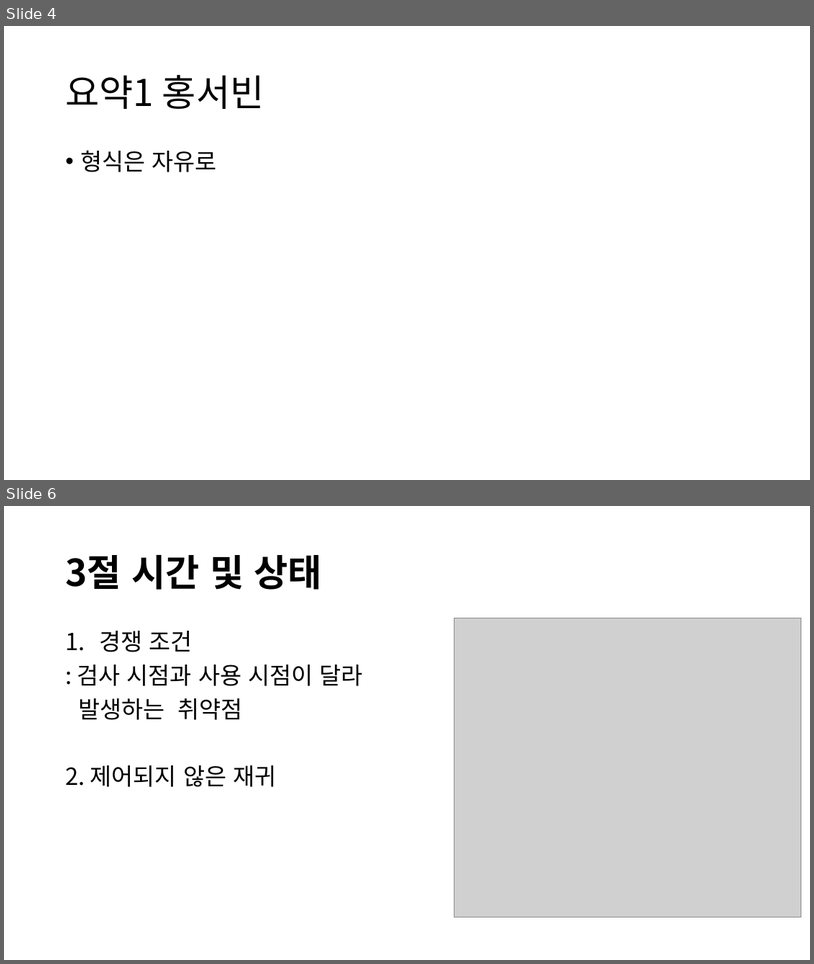
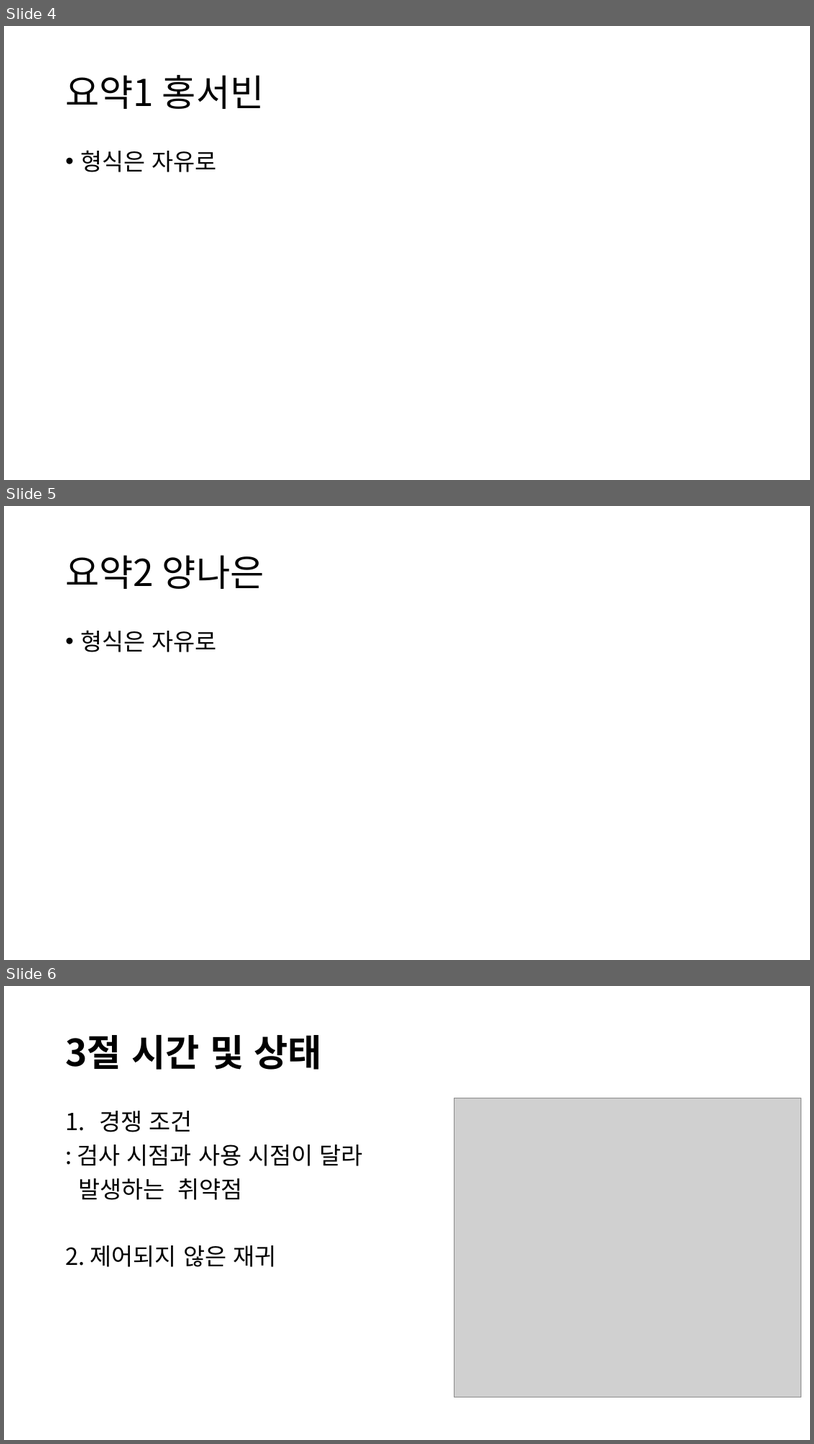
Before and after one commit to Klaxon9718/YUHAN_-security, a slide deck: 발표자료/Secure Coding 발표자료.pptx. Shown one above the other, each under a label of ours: slides 4 and 6 before the commit, slides 4, 5 and 6 after it; the slides between them are not shown. The pictures are 814x964 and 814x1444 pixels, drawn with LibreOffice and Linux fonts; fonts in the diff are those of the drawing; grey boxes stand for pictures. Boxes give left, top, right and bottom in pixels: in the first picture for what was removed or moved away, otherwise in the second. Text is boxed around its words. In the diff, an @@ line names an element or a change of style, - is before the commit and + after.

Commit message:
양나은 업로드

```diff
--- a/발표자료/Secure Coding 발표자료.pptx
+++ b/발표자료/Secure Coding 발표자료.pptx
@@ slide 5 added at (4,506,810,960), background #FFFFFF @@
@@ title added at (65,555,265,589), 44 pt, text #000000 @@
+요약2 양나은
@@ text added at (80,630,217,652), 28 pt, text #000000 @@
+• 형식은 자유로
```
Also in this commit, not shown: 1 slide removed.
